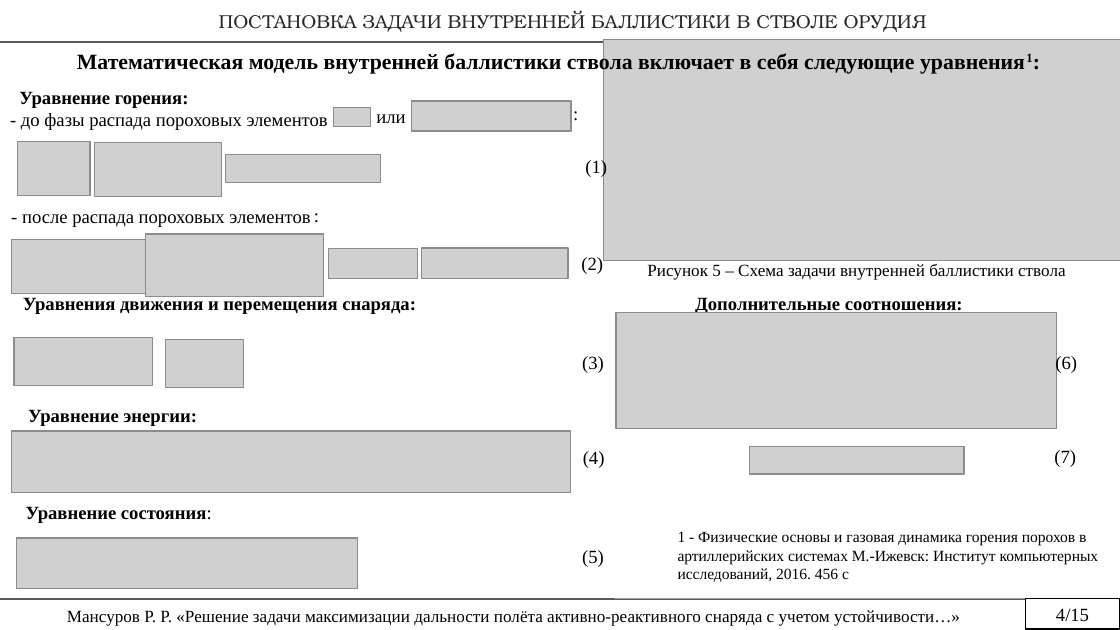
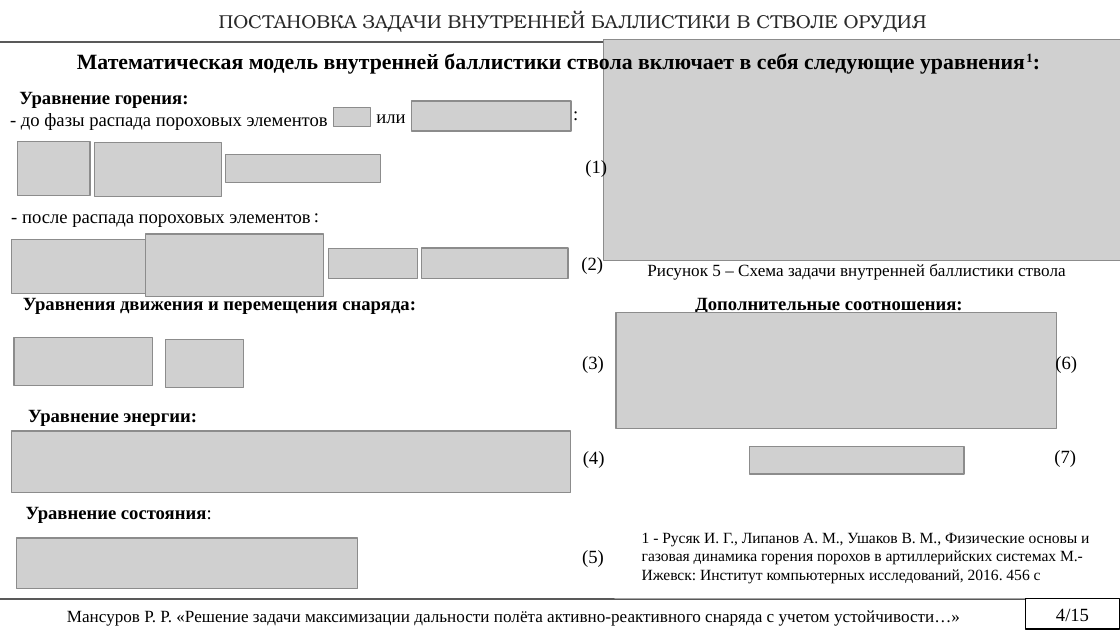
Before and after one commit to rustam-mansurov/cats, a slide deck: slide 4 of Конференции/Icoc/ICOC 2023 Мансуров.pptx. Drawn at 1120x630 pixels with LibreOffice and Linux fonts; fonts in the diff are those of the drawing; grey boxes stand for pictures. Boxes give left, top, right and bottom in pixels: in the first picture for what was removed or moved away, otherwise in the second. Text is boxed around its words. In the diff, an @@ line names an element or a change of style, - is before the commit and + after.

```diff
--- a/Конференции/Icoc/ICOC 2023 Мансуров.pptx
+++ b/Конференции/Icoc/ICOC 2023 Мансуров.pptx
@@ text at [642, 532, 1089, 584]: text changed @@
-1 - Физические основы и газовая динамика горения порохов в артиллерийских системах М.-Ижевск: Институт компьютерных исследований, 2016. 456 с
+1 - Русяк И. Г., Липанов А. М., Ушаков В. М., Физические основы и газовая динамика горения порохов в артиллерийских системах М.-Ижевск: Институт компьютерных исследований, 2016. 456 с
```
Also in this commit, not shown: 3 other slides changed, 5 other files.
